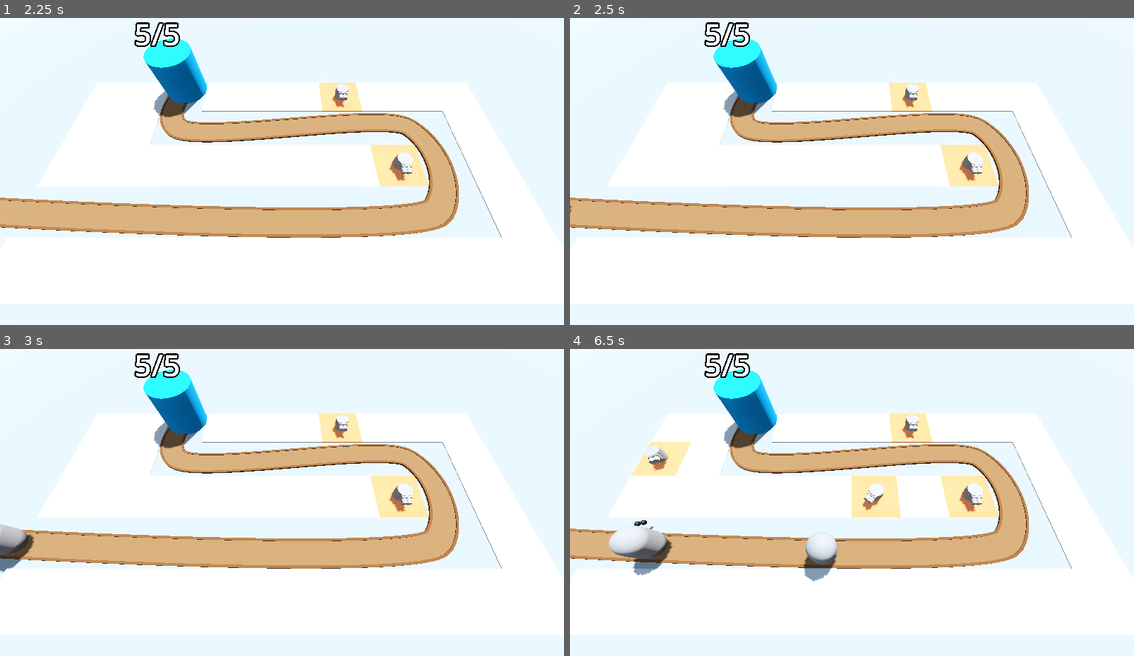
Above: before the commit, frames 1-4 (two rows, left to right).
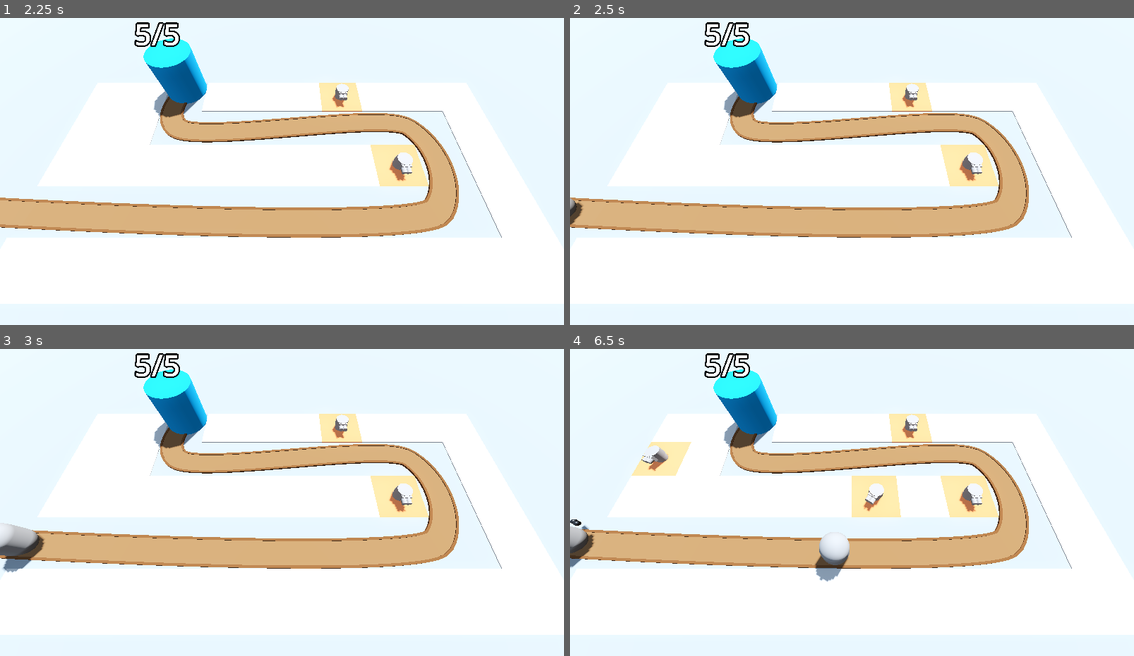
Above: after the commit, the same moments.

Repository: Assasquid/barbarian_blaster
Game: Godot game, scene res://Scenes/base_level.tscn
The game is run twice, just before and just after one commit, with the same random seed, the same clock (stepped at 60 frames per second) and the same inputs.
Inputs (mouse positions are in pixels of both pictures, inside the frame that each line leads up to):
- Up to frame 1 (2.25 s): tap Enter at 0.5, 2 s; move the mouse to (406, 156) at 0.52 s; press the mouse at (406, 156) at 0.53 s; tap Space at 1.25 s; move the mouse to (169, 186) at 1.27 s; release the mouse at (169, 186) at 1.28 s; click (169, 186) at 1.35 s; move the mouse to (338, 103) at 2.02 s; press the mouse at (338, 103) at 2.03 s
- Up to frame 2 (2.5 s): no input
- Up to frame 3 (3 s): move the mouse to (253, 566) at 2.77 s; release the mouse at (253, 566) at 2.78 s; click (253, 566) at 2.85 s
- Up to frame 4 (6.5 s): move the mouse to (1021, 551) at 3.52 s; press the mouse at (1021, 551) at 3.53 s; move the mouse to (682, 456) at 4.27 s; release the mouse at (682, 456) at 4.28 s; click (682, 456) at 4.35 s; move the mouse to (880, 502) at 5.02 s; press the mouse at (880, 502) at 5.03 s; move the mouse to (767, 425) at 5.77 s; release the mouse at (767, 425) at 5.78 s; click (767, 425) at 5.85 s

Frame 1 is identical in both runs. In frame 2, 0.1% of the frame differs, in the area x 0-3%, y 58-69%; in frame 3, 0.6%; in frame 4, 2.5%, in the area x 0-55%, y 33-76%.

Commit message:
Try alternate method for handling timer.
This time the timer is directly in the base_level and its wait_time is initially set to 2 seconds.
Then the wait_time is changed each time an enemy is instantiated.

Diff:
--- a/Scripts/EnemyPath.gd
+++ b/Scripts/EnemyPath.gd
@@ -2,21 +2,37 @@
 
 @export var enemy_scene: PackedScene
 @export var timer_min := 1.3
-@export var timer_max := 2.6
+@export var timer_max := 5.0
 
-var timer: Timer
+#var timer: Timer
+@onready var timer: Timer = $Timer
+
 var random_duration
+var enemy_number_debug
 
 func _ready() -> void:
-	timer = Timer.new()
-	add_child(timer)
+	enemy_number_debug = 1
+	#timer = Timer.new()
+	#add_child(timer)
+	print(timer.wait_time)
 	timer.timeout.connect(_on_timer_timeout)
+	timer.start()
 
+	#generate_random_duration()
+
+	#timer.start(random_duration)
+	#print("Starting timer with random duration = " + str(random_duration))
+
+
+func _on_timer_timeout() -> void:
+	spawn_enemy()
+	print("Spawning enemy: " + str(enemy_number_debug))
 	generate_random_duration()
-
-	timer.start(random_duration)
-	print("Starting timer with random duration = " + str(random_duration))
-
+	#timer.start(random_duration)
+	timer.wait_time = random_duration
+	timer.start()
+	print("Next enemy in: " + str(random_duration))
+	enemy_number_debug += 1
 
 func spawn_enemy() -> void:
 	var new_enemy = enemy_scene.instantiate()
@@ -25,10 +41,3 @@
 
 func generate_random_duration():
 	random_duration = randf_range(timer_min, timer_max)
-
-
-func _on_timer_timeout() -> void:
-	spawn_enemy()
-	generate_random_duration()
-	timer.start(random_duration)
-	print("REstarting timer with random duration = " + str(random_duration))
